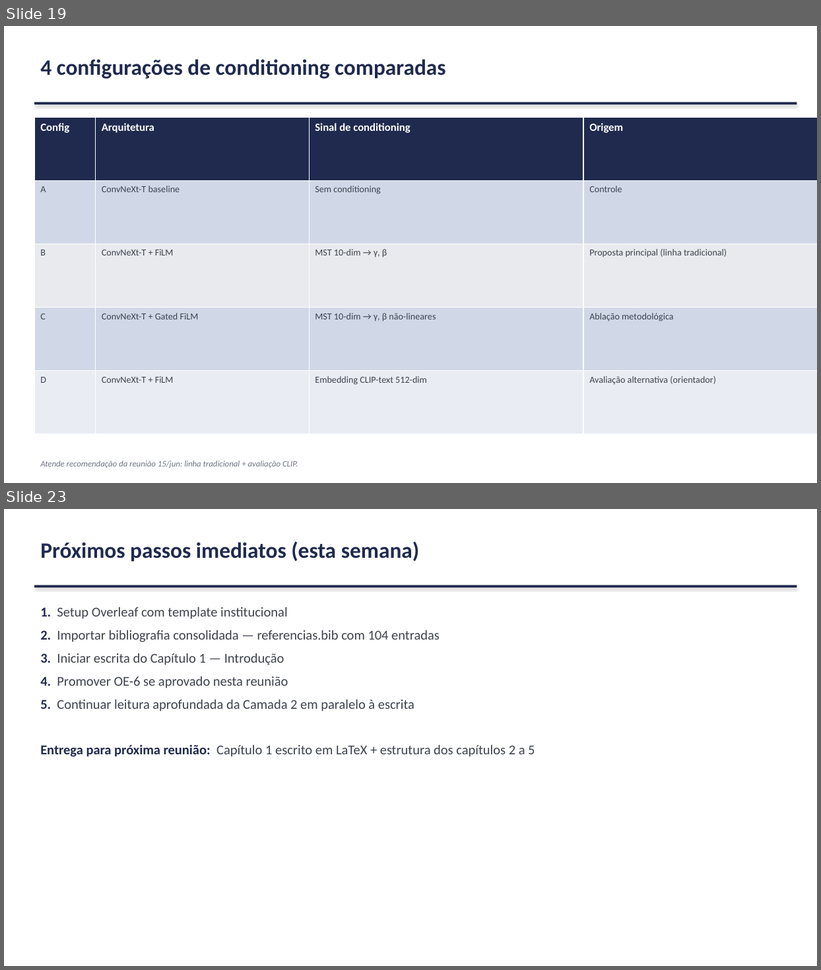
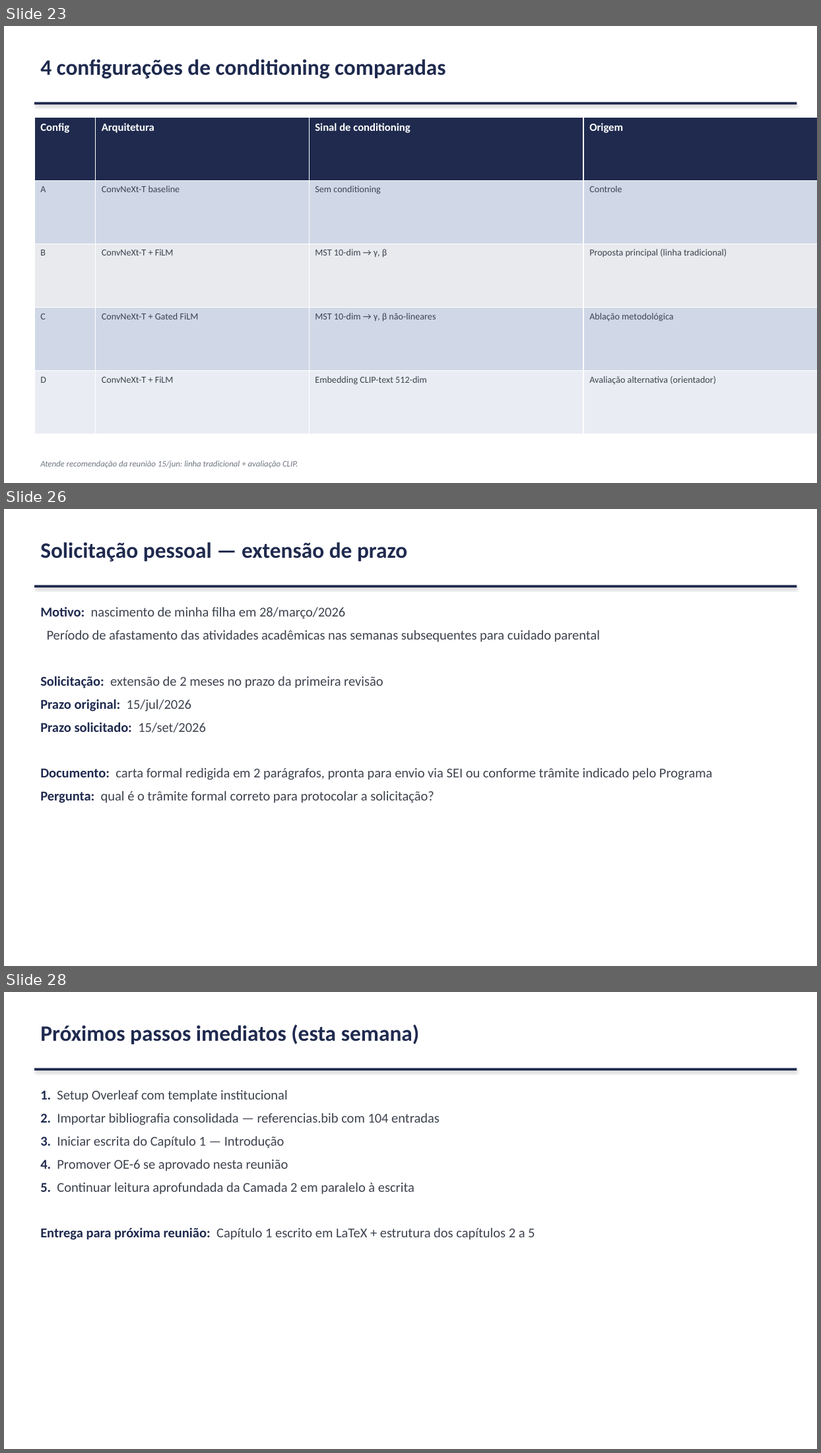
Before and after one commit to marcellozzetti/Facial-Recognition-Models-Mitigating-Bias, a slide deck: docs/ativo/material_reuniao_orientador_2026-06-28.pptx. Shown one above the other, each under a label of ours: slides 19 and 23 before the commit, slides 23, 26 and 28 after it; the slides between them are not shown. The pictures are 821x970 and 821x1453 pixels, drawn with LibreOffice and Linux fonts; fonts in the diff are those of the drawing. Boxes give left, top, right and bottom in pixels: in the first picture for what was removed or moved away, otherwise in the second. Text is boxed around its words. In the diff, an @@ line names an element or a change of style, - is before the commit and + after.

```diff
--- a/docs/ativo/material_reuniao_orientador_2026-06-28.pptx
+++ b/docs/ativo/material_reuniao_orientador_2026-06-28.pptx
@@ slide 26 added at [4, 509, 817, 966], background #FFFFFF @@
@@ text added at [40, 542, 407, 562], 26 pt, text #1F2A4E, bold @@
+Solicitação pessoal — extensão de prazo
@@ rectangle added at [34, 586, 797, 588], fill #1F2A4E @@
@@ text added at [40, 607, 713, 803], 16 pt, text #3D424E @@
+Motivo: nascimento de minha filha em 28/março/2026
+Período de afastamento das atividades acadêmicas nas semanas subsequentes para cuidado parental
+Solicitação: extensão de 2 meses no prazo da primeira revisão
+Prazo original: 15/jul/2026
+Prazo solicitado: 15/set/2026
+Documento: carta formal redigida em 2 parágrafos, pronta para envio via SEI ou conforme trâmite indicado pelo Programa
+Pergunta: qual é o trâmite formal correto para protocolar a solicitação?
@@ what was slide 19 is now slide 23 @@
@@ what was slide 23 is now slide 28 @@
```
Also in this commit, not shown: 4 slides changed, 5 other slides added, 1 slide removed, 6 other files.
